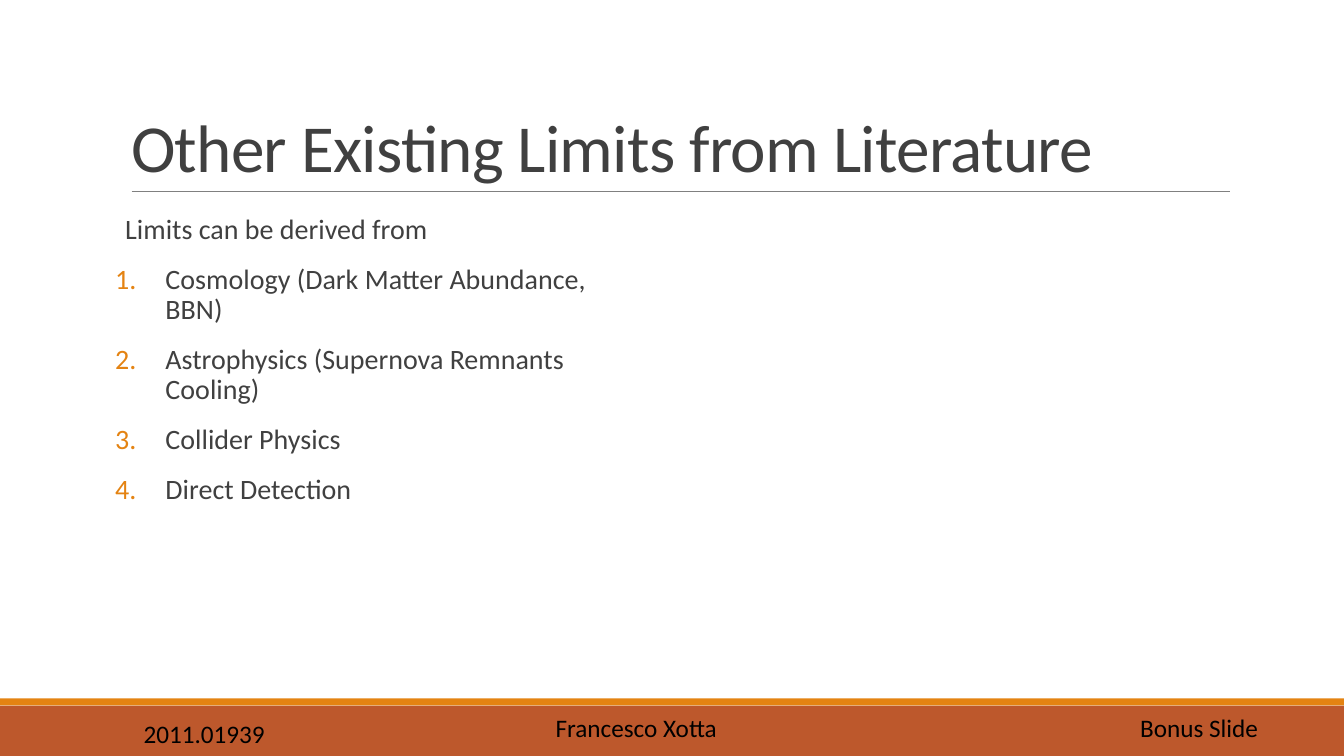
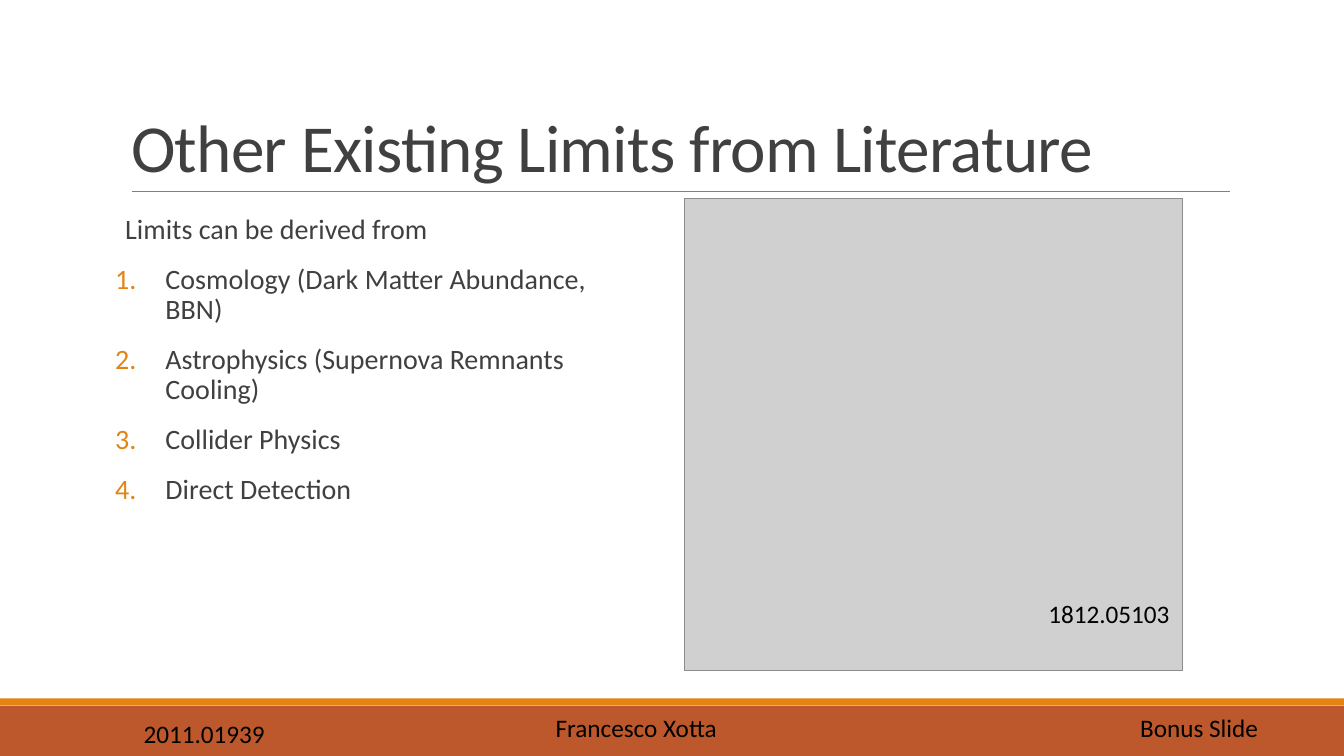
Before and after one commit to X0774/SimulationofGCE, a slide deck: slide 14 of Presentation.pptm. Drawn at 1344x756 pixels with LibreOffice and Linux fonts; fonts in the diff are those of the drawing; grey boxes stand for pictures. Boxes give left, top, right and bottom in pixels: in the first picture for what was removed or moved away, otherwise in the second. Text is boxed around its words. In the diff, an @@ line names an element or a change of style, - is before the commit and + after.

```diff
--- a/Presentation.pptm
+++ b/Presentation.pptm
@@ picture added at (x1=685, y1=199, x2=1184, y2=671) @@
@@ text added at (x1=1048, y1=606, x2=1169, y2=623), 18 pt, text #000000 @@
+1812.05103
```
Also in this commit, not shown: 10 other slides changed, 3 slides added.
